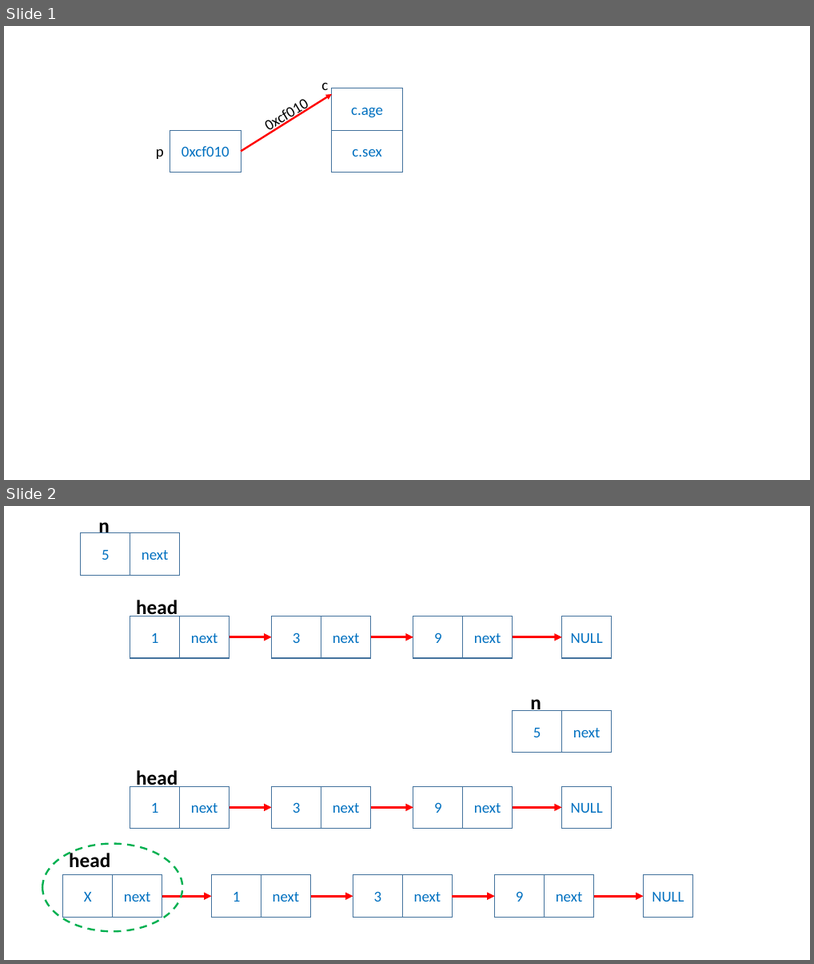
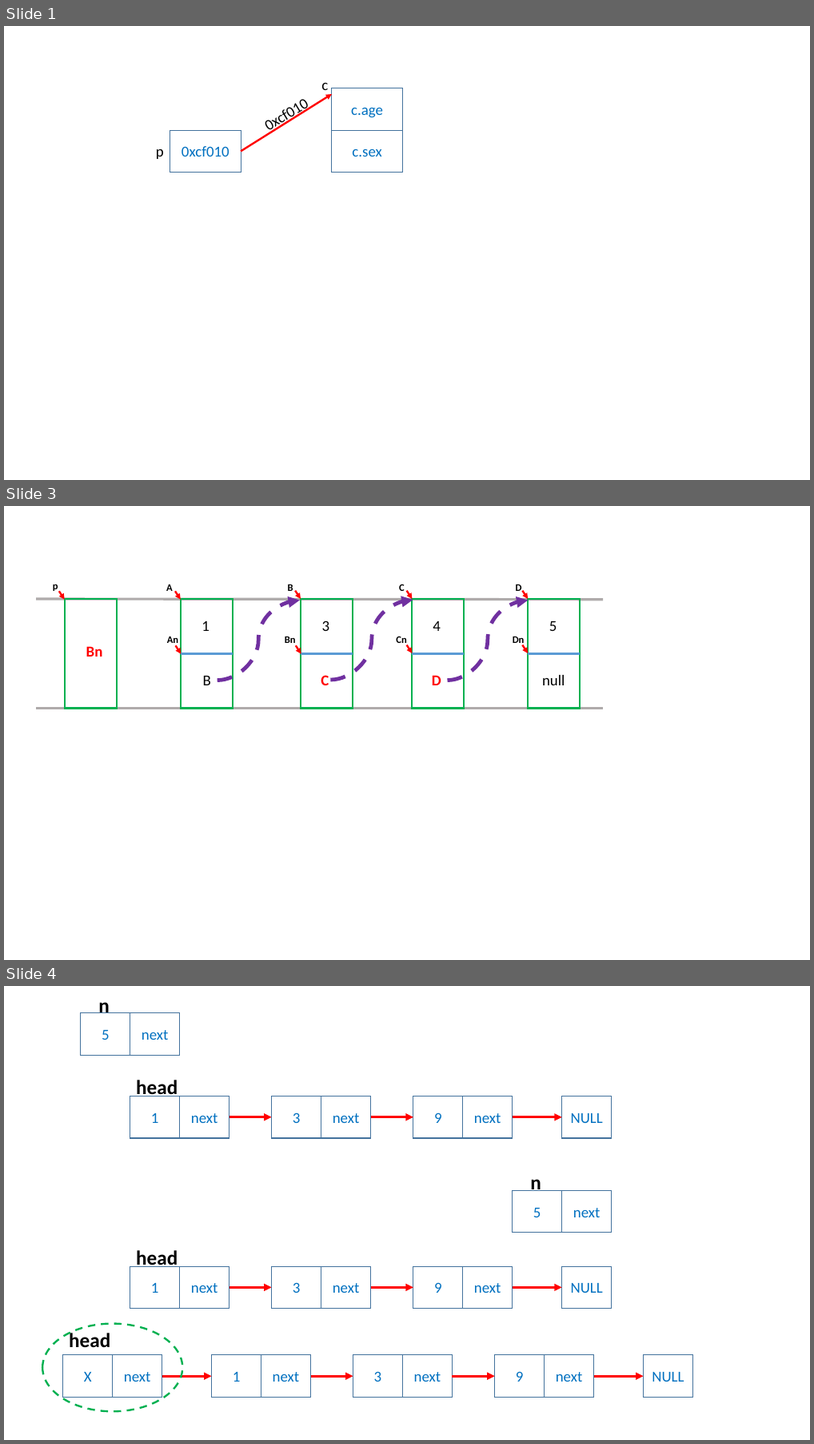
Before and after one commit to Waynefn/cpp_ds_algo, a slide deck: ppt.pptx. Shown one above the other, each under a label of ours: slides 1 and 2 before the commit, slides 1, 3 and 4 after it; the slides between them are not shown. The pictures are 814x964 and 814x1444 pixels, drawn with LibreOffice and Linux fonts; fonts in the diff are those of the drawing. Boxes give left, top, right and bottom in pixels: in the first picture for what was removed or moved away, otherwise in the second. Text is boxed around its words. In the diff, an @@ line names an element or a change of style, - is before the commit and + after.

```diff
--- a/ppt.pptx
+++ b/ppt.pptx
@@ slide 3 added at <box>4,506,810,960</box>, background #FFFFFF @@
@@ group added at <box>36,584,603,708</box>: 18 texts, 9 arrows, 6 lines, 5 rectangles, 2 curved arrows @@
+p
+A
+An
+B
+Bn
+C
+Cn
+1
+B
+3
+C
+4
+D
+D
+Dn
+5
+null
+Bn
@@ curved arrow added from (330, 680) to (413, 600), #7030A0 4.5 pt dashed @@
@@ what was slide 2 is now slide 4 @@
```
Also in this commit, not shown: 1 other slide added, 39 other files.
